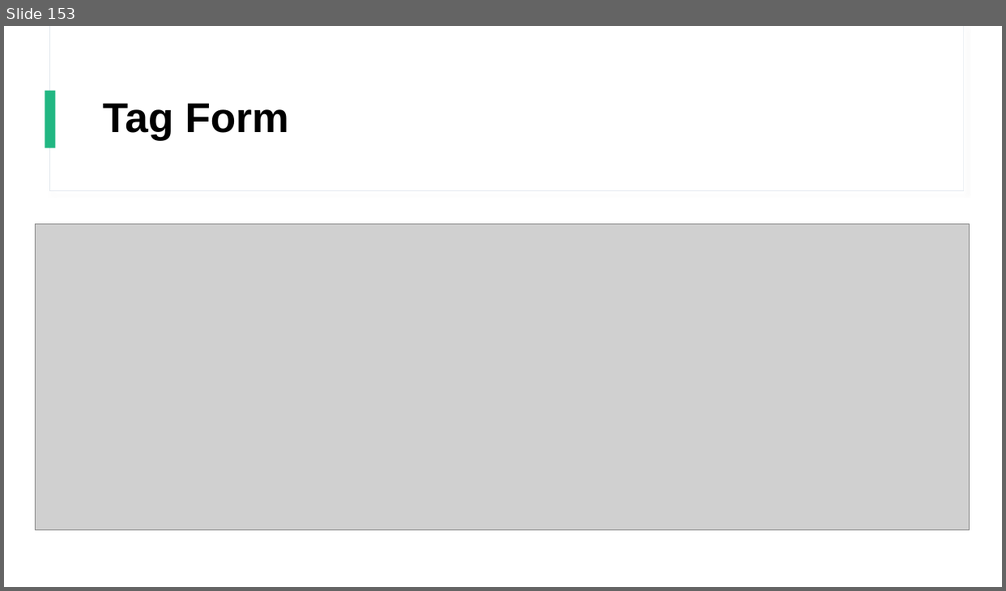
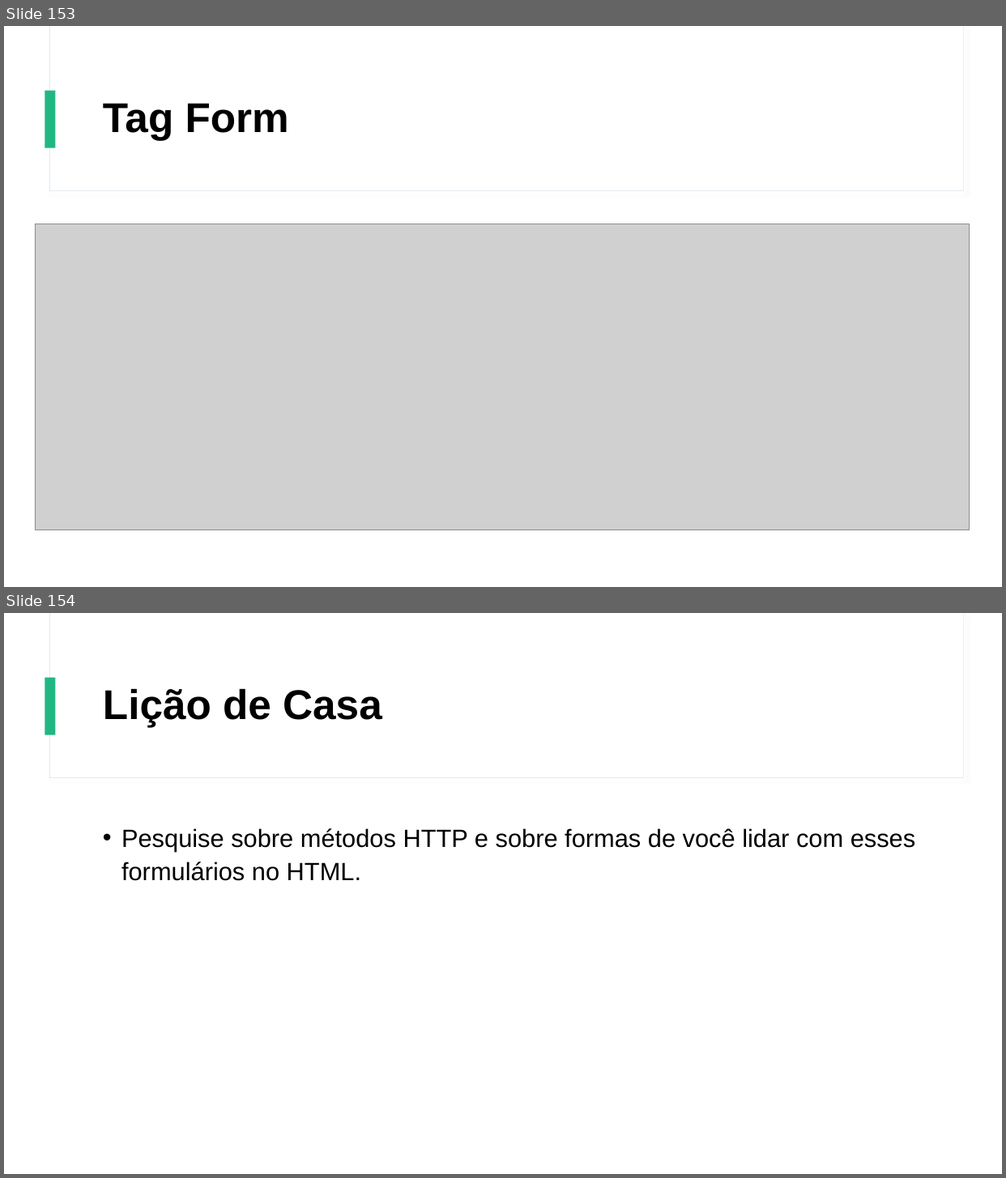
Before and after one commit to Gustavo6401/CursoHTMLCSS, a slide deck: Power Point/Curso de HTML e CSS.pptx. Shown one above the other, each under a label of ours: slide 153 before the commit, slides 153 and 154 after it. The pictures are 1006x591 and 1006x1178 pixels, drawn with LibreOffice and Linux fonts; fonts in the diff are those of the drawing; grey boxes stand for pictures. Boxes give left, top, right and bottom in pixels: in the first picture for what was removed or moved away, otherwise in the second. Text is boxed around its words. In the diff, an @@ line names an element or a change of style, - is before the commit and + after.

Commit message:
Aula Sobre Tabelas no HTML

```diff
--- a/Power Point/Curso de HTML e CSS.pptx
+++ b/Power Point/Curso de HTML e CSS.pptx
@@ slide 154 added at box(4, 613, 1002, 1174), background #FFFFFF; not listed: 3 template elements that a slide beside it also shows @@
@@ title added at box(103, 688, 382, 727), 40 pt, text #000000, bold @@
+Lição de Casa
@@ text added at box(121, 828, 915, 881), 24 pt, text #000000 @@
+• Pesquise sobre métodos HTTP e sobre formas de você lidar com esses formulários no HTML.
```
Also in this commit, not shown: 8 other slides added, 5 other files.
